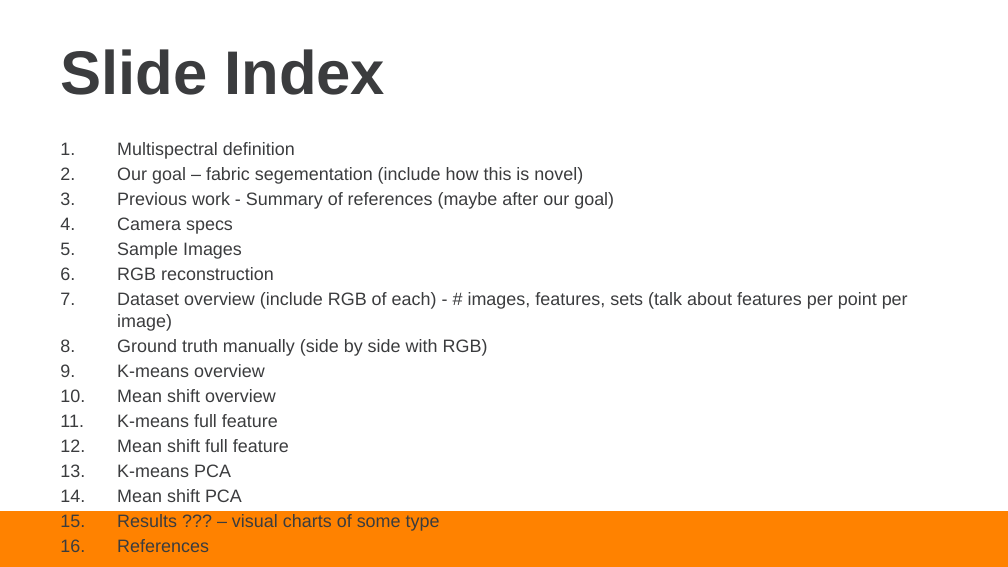
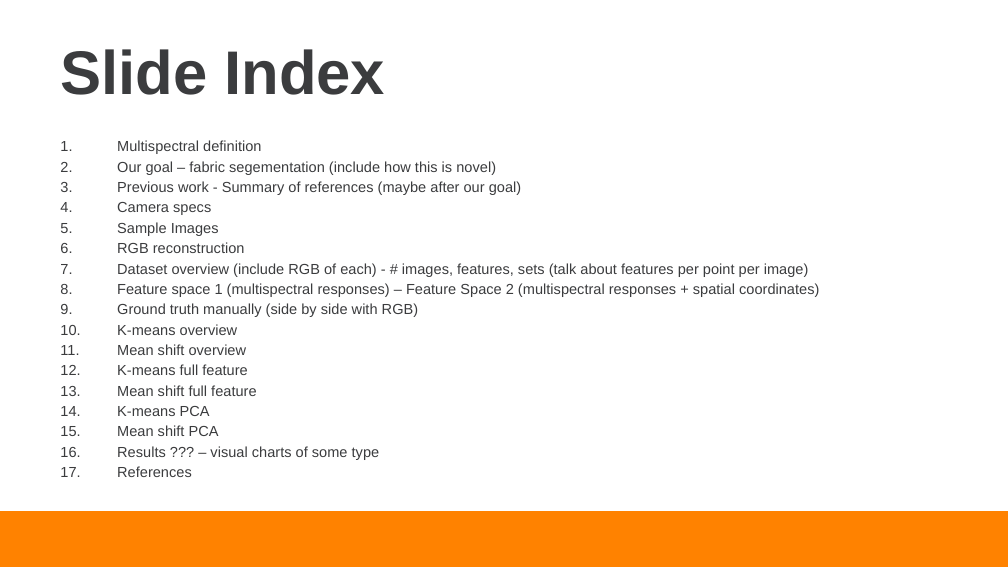
Before and after one commit to dcc3/ECE491_Final_Project, a slide deck: slide 2 of Documentation/Cornett_Leach_Presentation.pptx. Drawn at 1008x567 pixels with LibreOffice and Linux fonts; fonts in the diff are those of the drawing; background and template pictures are left out. Boxes give left, top, right and bottom in pixels: in the first picture for what was removed or moved away, otherwise in the second. Text is boxed around its words. In the diff, an @@ line names an element or a change of style, - is before the commit and + after.

```diff
--- a/Documentation/Cornett_Leach_Presentation.pptx
+++ b/Documentation/Cornett_Leach_Presentation.pptx
@@ text at (x1=117, y1=140, x2=809, y2=477): size 12.8 to 10.4 pt in "Multispectral definition", "Our goal – fabric segementation (include how ...", "Previous work - Summary of references (maybe ...", "Camera specs" and 12 more places @@
@@ text at (x1=117, y1=283, x2=819, y2=297): paragraph added @@
+8. Feature space 1 (multispectral responses) – Feature Space 2 (multispectral responses + spatial coordinates)
```
Also in this commit, not shown: 1 other slide changed, 1 other file.
